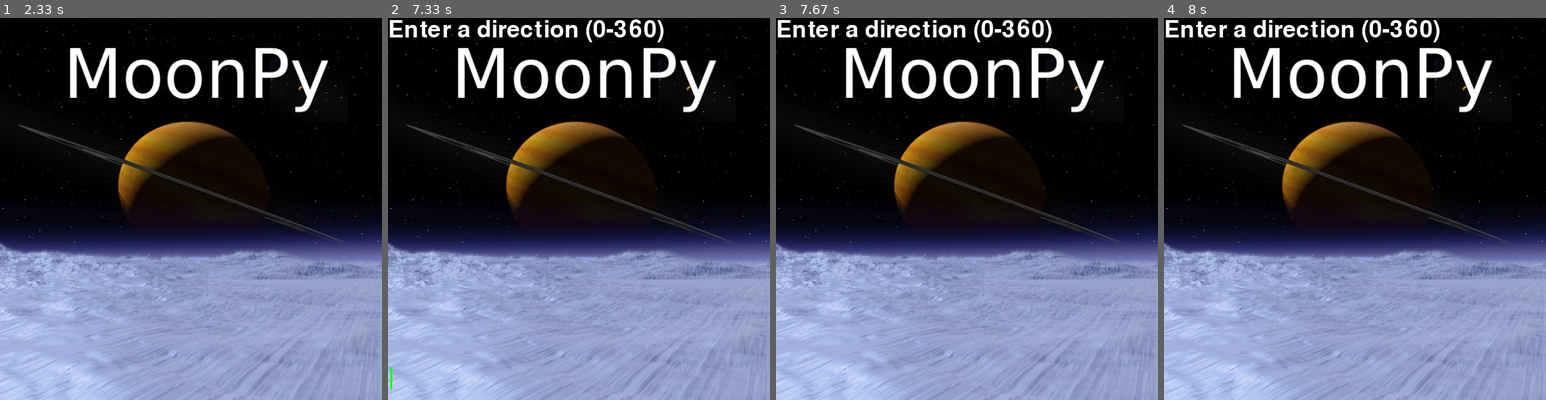
Above: before the commit, frames 1-4 (left to right).
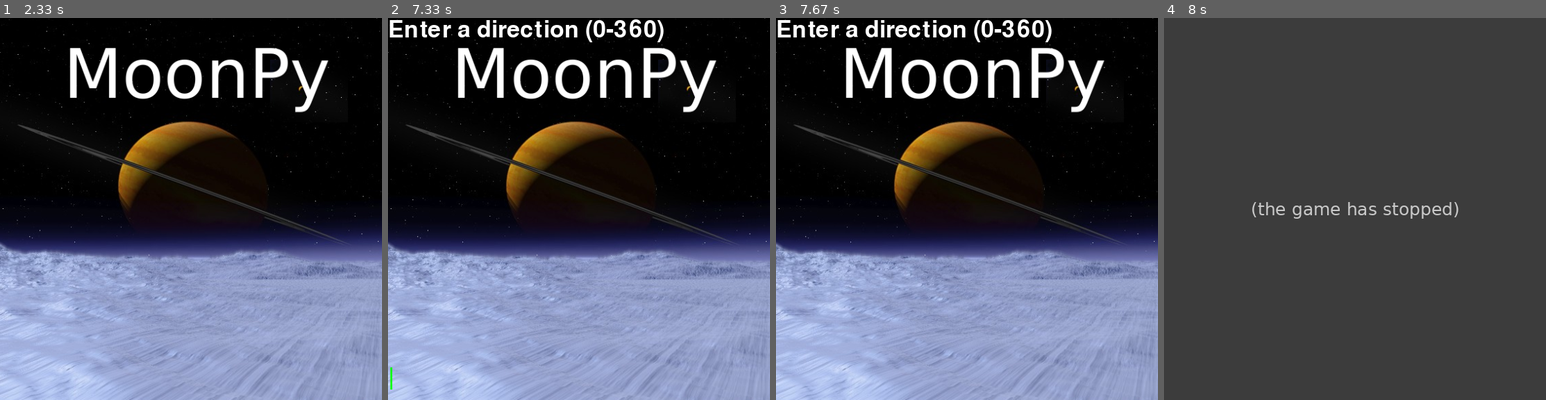
Above: after the commit, the same moments.

Repository: wgrand08/tether
Game: pygame game, started from trunk/moon.py
The game is run twice, just before and just after one commit, with the same random seed, the same clock (stepped at 60 frames per second) and the same inputs. The source is Python 2; it was converted automatically to run under Python 3.
Inputs:
- Up to frame 1 (2.33 s): no input
- Up to frame 2 (7.33 s): tap Enter at 7.13 s
- Up to frame 3 (7.67 s): no input
- Up to frame 4 (8 s): no input

Frames 1-3 are identical in both runs. In frame 4, 99% of the frame differs, in the area x 0-100%, y 0-100%.
After the commit the program exited at 7.67 s; later frames show no game.

Commit message:
add a few docstrings add try-finally to game logic thread to improve crash behavior

Diff:
--- a/trunk/moon.py
+++ b/trunk/moon.py
@@ -52,6 +52,7 @@
         print "Invalid Entry"
 
 def mainthread(f):
+    "Decorator for code which must run in the main thread."
     def decorated(*args, **kwargs):
         if threading.currentThread() != MAIN_THREAD:
             pygame.event.post(pygame.event.Event(QUIT))
@@ -61,7 +62,7 @@
     return decorated
 
 class NotMainThread(Exception):
-    pass
+    "Thrown when code is mistakenly run outside the main thread."
 
 class Game:
     def __init__(self, mainfn):
@@ -97,8 +98,10 @@
                 break
 
     def _go(self, mainfn):
-        mainfn(self)
-        pygame.event.post(pygame.event.Event(QUIT))
+        try:
+            mainfn(self)
+        finally:
+            pygame.event.post(pygame.event.Event(QUIT))
 
     def loadimage(self, filename):
         return call(self._loadimage, filename)
@@ -133,6 +136,7 @@
         return call(inputbox.close)
 
 def call(fn, *args):
+    "Cause code to be run in the main thread, and return its result."
     q = Queue()
     e = pygame.event.Event(CALL, fn=fn, args=args, respond=q.put)
     pygame.event.post(e)
